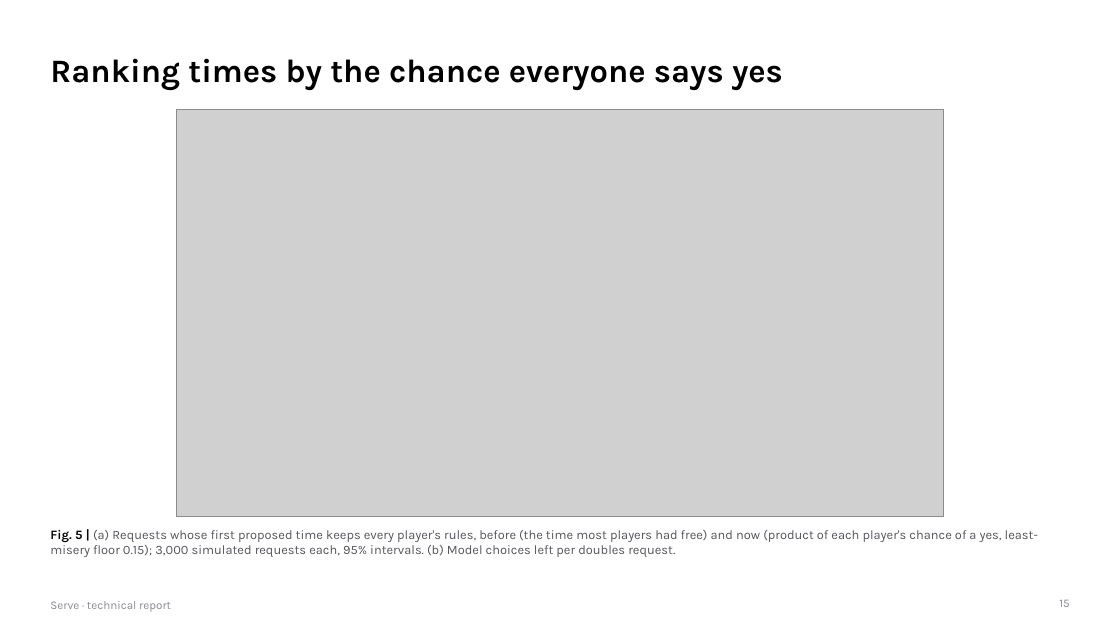
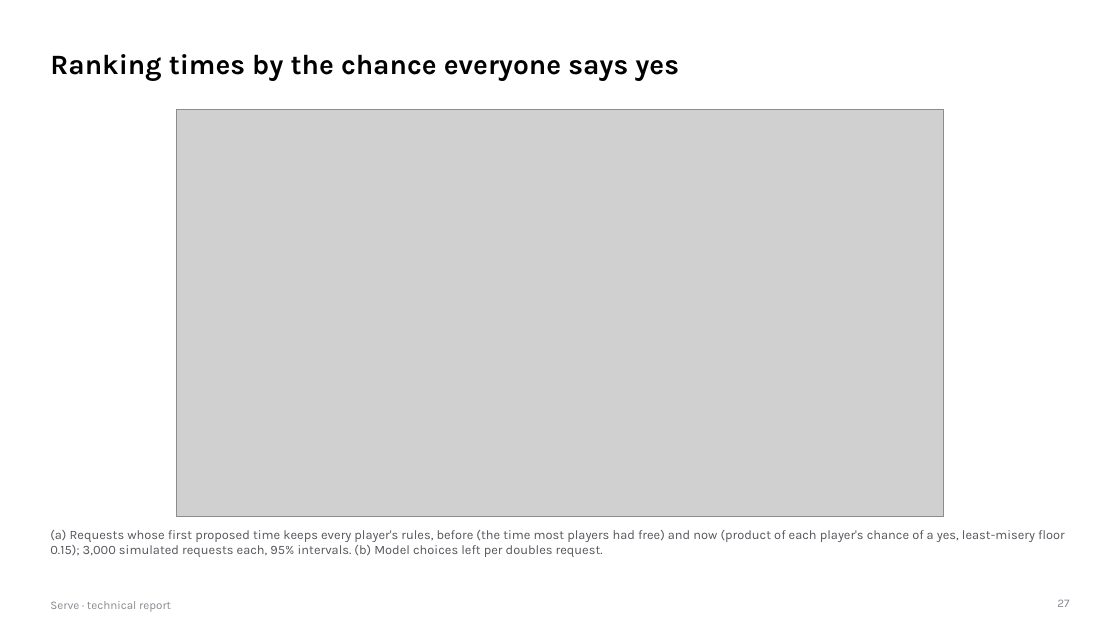
Before and after one commit to gino6178/serve-meta-hackathon, a slide deck: slide 27 of submission/pdf/serve_technical_report.pptx (slide 15 before the commit). Drawn at 1120x630 pixels with LibreOffice and Linux fonts; fonts in the diff are those of the drawing; grey boxes stand for pictures. Boxes give left, top, right and bottom in pixels: in the first picture for what was removed or moved away, otherwise in the second. Text is boxed around its words. In the diff, an @@ line names an element or a change of style, - is before the commit and + after.

```diff
--- a/submission/pdf/serve_technical_report.pptx
+++ b/submission/pdf/serve_technical_report.pptx
@@ title "Ranking times by the chance ..." at [50,54,679,81]: size 28 to 24 pt @@
@@ text at [50,530,1065,557]: text changed @@
-Fig. 5 | (a) Requests whose first proposed time keeps every player's rules, before (the time most players had free) and now (product of each player's chance of a yes, least-misery floor 0.15); 3,000 simulated requests each, 95% intervals. (b) Model choices left per doubles request.
+(a) Requests whose first proposed time keeps every player's rules, before (the time most players had free) and now (product of each player's chance of a yes, least-misery floor 0.15); 3,000 simulated requests each, 95% intervals. (b) Model choices left per doubles request.
@@ page number at [1057,599,1069,607]: text changed @@
-15
+27
```
Also in this commit, not shown: 36 other slides changed, 7 slides added, 3 slides removed, 4 other files.
